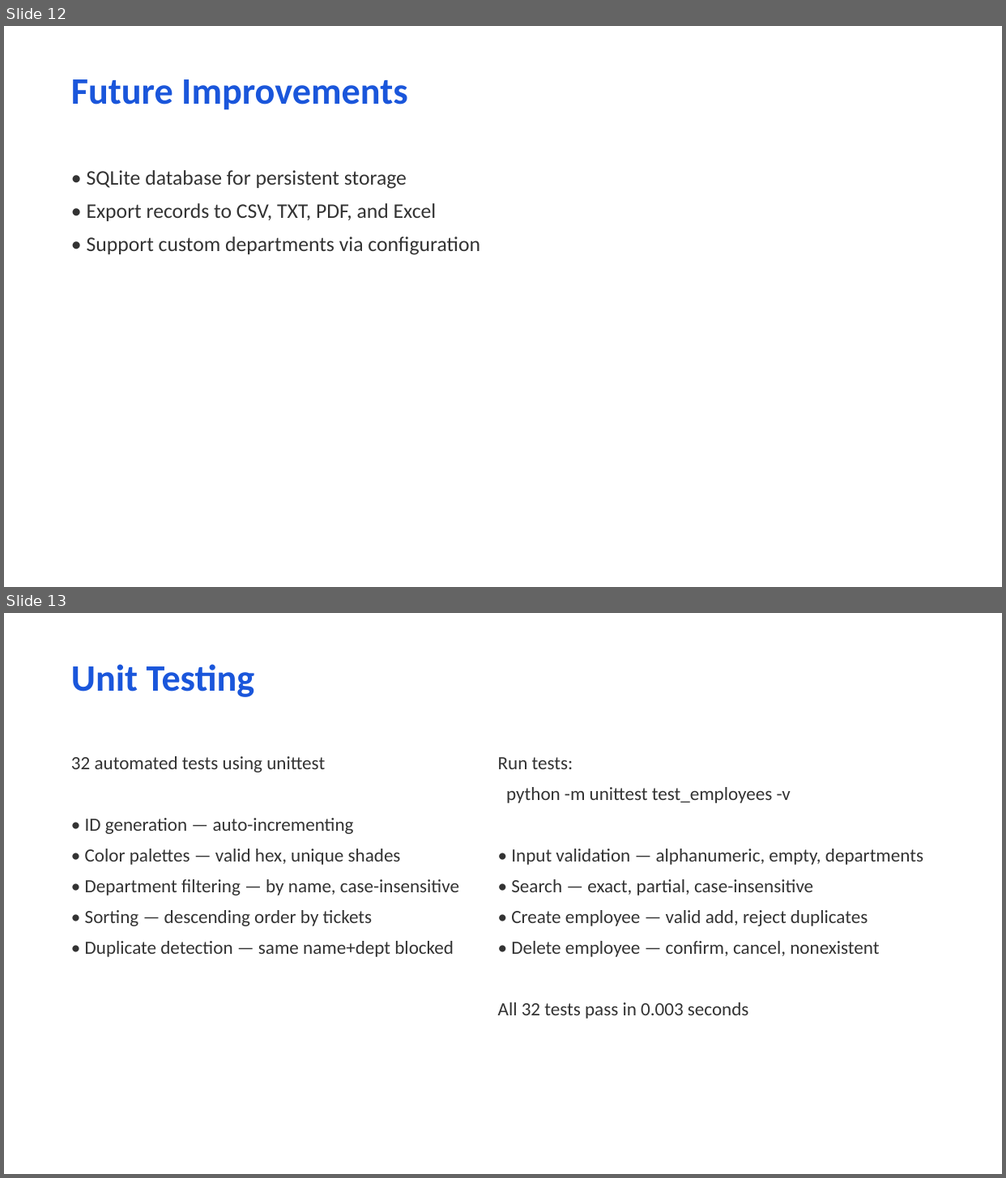
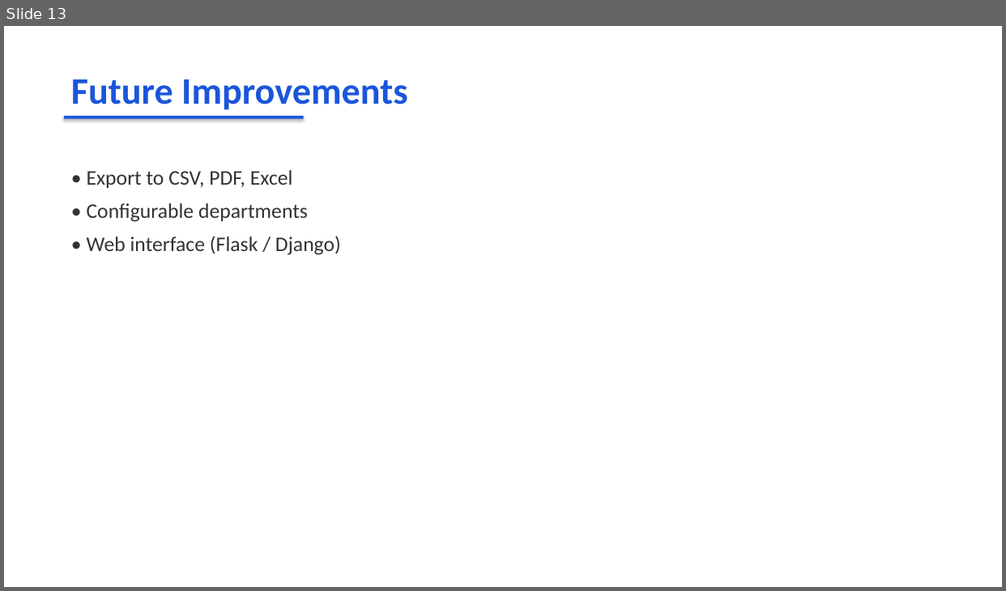
Before and after one commit to Belvah/employees-records-system, a slide deck: Employee_Records_System_Presentation.pptx. Shown one above the other, each under a label of ours: slides 12 and 13 before the commit, slide 13 after it. The pictures are 1006x1178 and 1006x591 pixels, drawn with LibreOffice and Linux fonts; fonts in the diff are those of the drawing. Boxes give left, top, right and bottom in pixels: in the first picture for what was removed or moved away, otherwise in the second. Text is boxed around its words. In the diff, an @@ line names an element or a change of style, - is before the commit and + after.

```diff
--- a/Employee_Records_System_Presentation.pptx
+++ b/Employee_Records_System_Presentation.pptx
@@ slide 13 removed at (x1=4, y1=613, x2=1002, y2=1174), background #FFFFFF @@
@@ text removed at (x1=71, y1=664, x2=255, y2=697) @@
-Unit Testing
@@ text removed at (x1=71, y1=756, x2=459, y2=957) @@
-32 automated tests using unittest
-• ID generation — auto-incrementing
-• Color palettes — valid hex, unique shades
-• Department filtering — by name, case-insensitive
-• Sorting — descending order by tickets
-• Duplicate detection — same name+dept blocked
@@ text removed at (x1=498, y1=757, x2=923, y2=1019) @@
-Run tests:
-python -m unittest test_employees -v
-• Input validation — alphanumeric, empty, departments
-• Search — exact, partial, case-insensitive
-• Create employee — valid add, reject duplicates
-• Delete employee — confirm, cancel, nonexistent
-All 32 tests pass in 0.003 seconds
@@ what was slide 12 is now slide 13 @@
@@ slide 13 changed as well @@
@@ rectangle added at (x1=64, y1=116, x2=304, y2=119), fill #1A56DB @@
@@ text at (x1=87, y1=170, x2=341, y2=255): text changed @@
-• SQLite database for persistent storage
-• Export records to CSV, TXT, PDF, and Excel
-• Support custom departments via configuration
+• Export to CSV, PDF, Excel
+• Configurable departments
+• Web interface (Flask / Django)
```
Also in this commit, not shown: 10 other slides changed, 5 slides added, 3 other slides removed, 8 other files.
